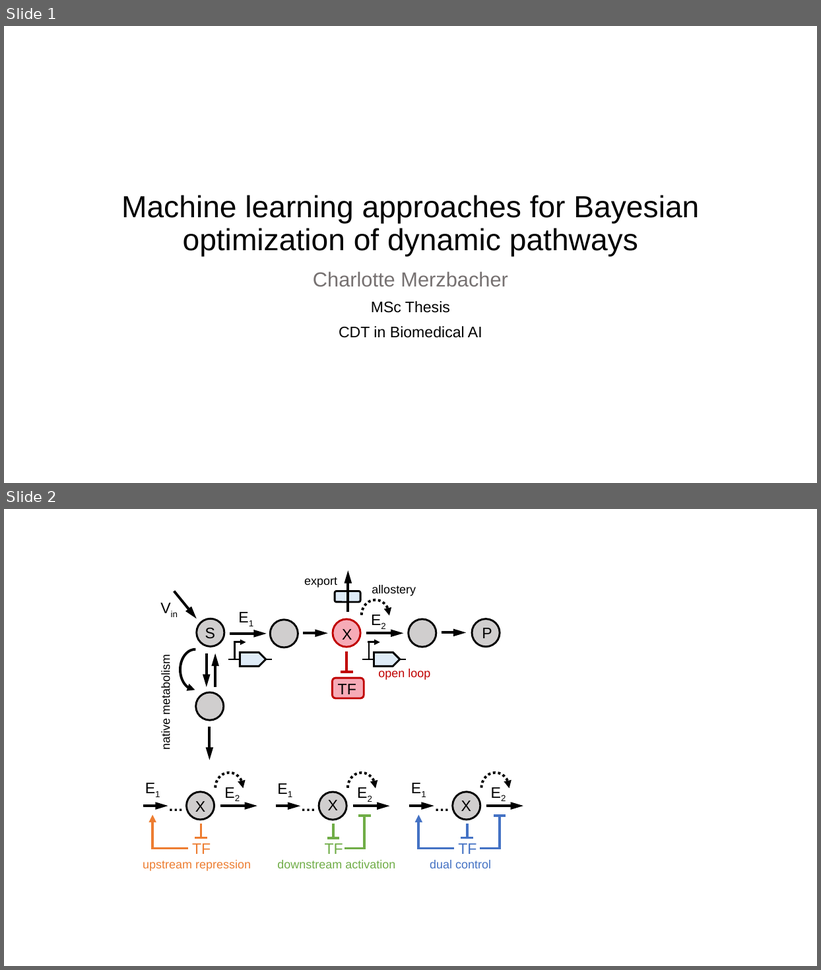
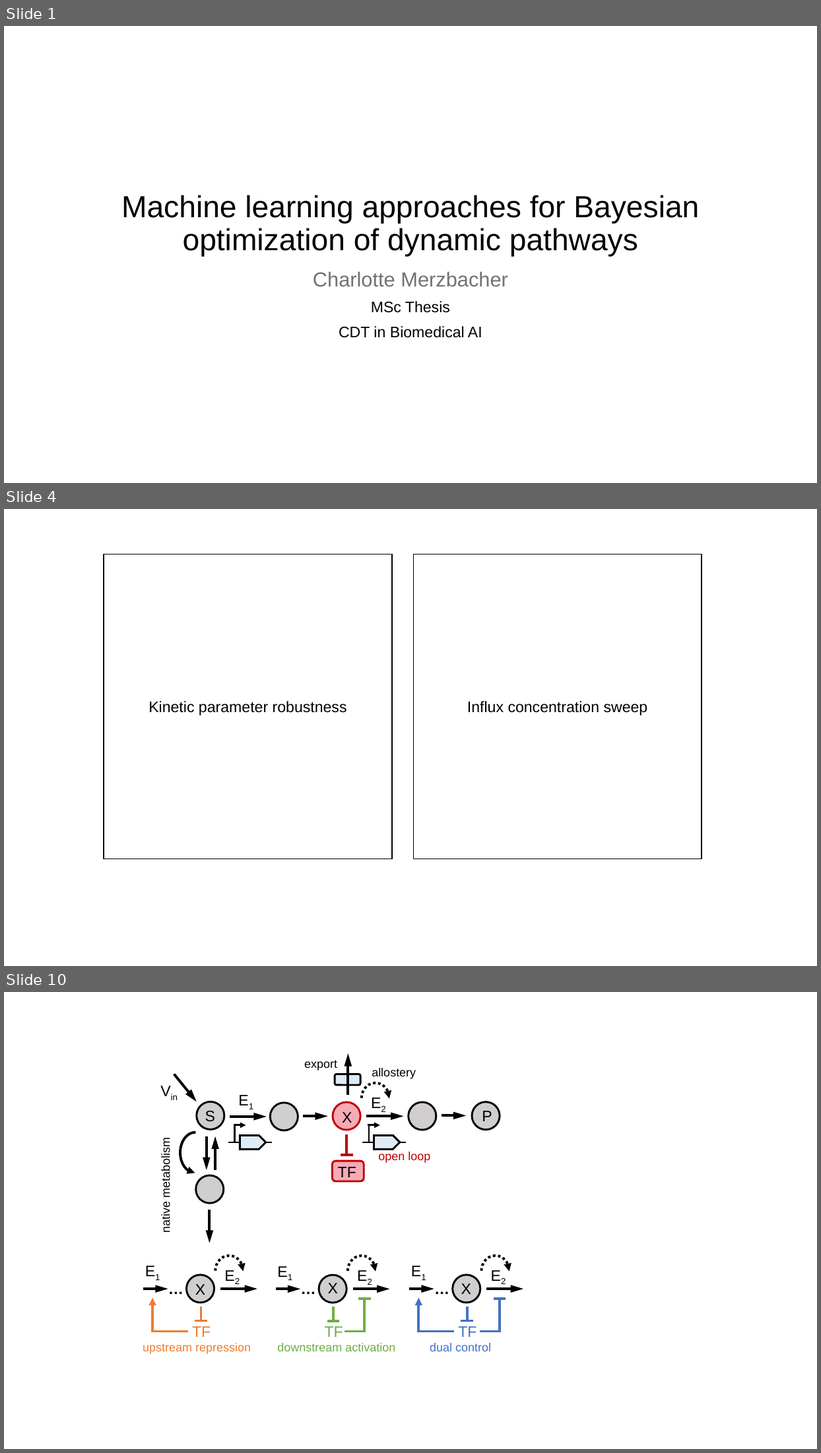
Before and after one commit to cjmerzbacher/bayesopt-dynamic-pathways, a slide deck: Figures.pptx. Shown one above the other, each under a label of ours: slides 1 and 2 before the commit, slides 1, 4 and 10 after it; the slides between them are not shown. The pictures are 821x970 and 821x1453 pixels, drawn with LibreOffice and Linux fonts; fonts in the diff are those of the drawing. Boxes give left, top, right and bottom in pixels: in the first picture for what was removed or moved away, otherwise in the second. Text is boxed around its words. In the diff, an @@ line names an element or a change of style, - is before the commit and + after.

```diff
--- a/Figures.pptx
+++ b/Figures.pptx
@@ slide 4 added at bbox=[4, 509, 817, 966], background #FFFFFF @@
@@ rectangle added at bbox=[104, 554, 392, 859], outline #000000 1 pt, 18 pt, text #000000 @@
+Kinetic parameter robustness
@@ rectangle added at bbox=[413, 554, 702, 859], outline #000000 1 pt, 18 pt, text #000000 @@
+Influx concentration sweep
@@ what was slide 2 is now slide 10 @@
```
Also in this commit, not shown: 1 slide changed, 7 other slides added, 21 other files.
